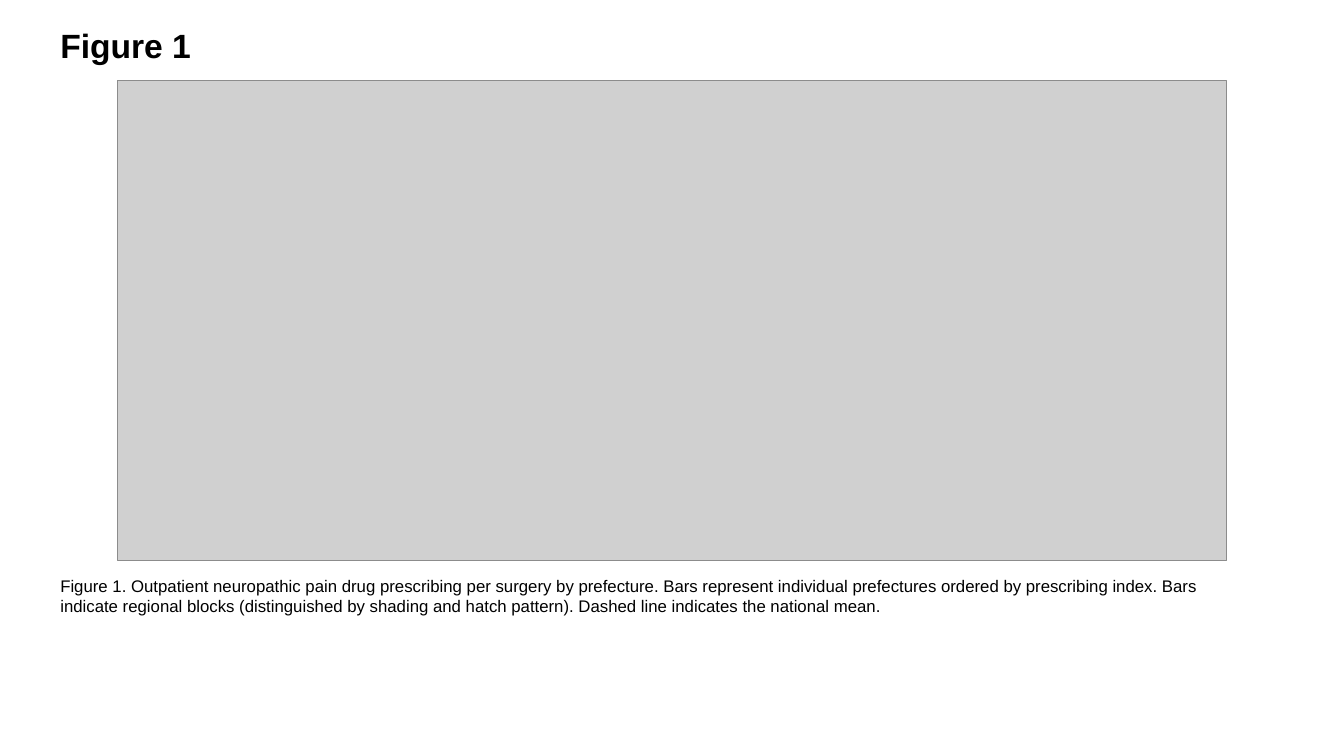
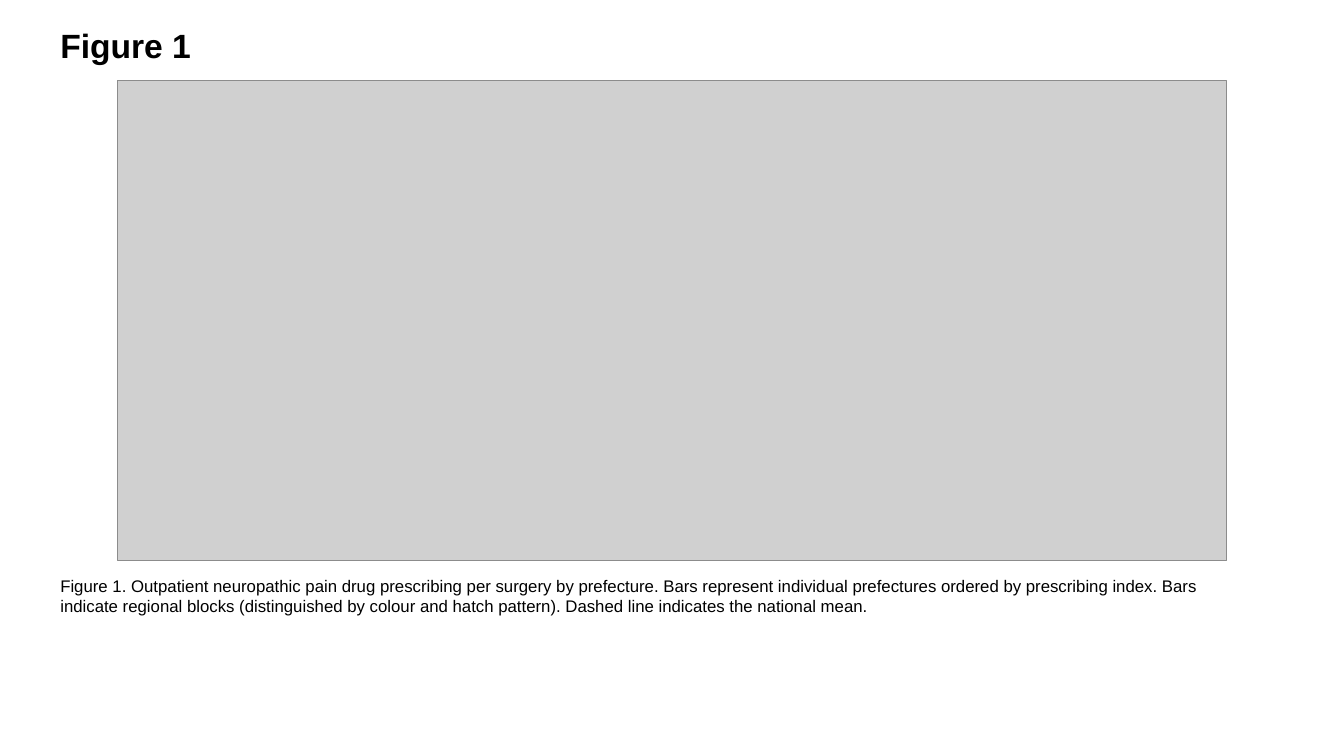
Before and after one commit to bougtoir/heat-accidents-mortality, a slide deck: slide 1 of ndb-pain-regional-variation-japan/output/je/JE_figures_EN.pptx. Drawn at 1344x756 pixels with LibreOffice and Linux fonts; fonts in the diff are those of the drawing; grey boxes stand for pictures. Boxes give left, top, right and bottom in pixels: in the first picture for what was removed or moved away, otherwise in the second. Text is boxed around its words. In the diff, an @@ line names an element or a change of style, - is before the commit and + after.

```diff
--- a/ndb-pain-regional-variation-japan/output/je/JE_figures_EN.pptx
+++ b/ndb-pain-regional-variation-japan/output/je/JE_figures_EN.pptx
@@ text at (x1=60, y1=580, x2=1197, y2=616): text changed @@
-Figure 1. Outpatient neuropathic pain drug prescribing per surgery by prefecture. Bars represent individual prefectures ordered by prescribing index. Bars indicate regional blocks (distinguished by shading and hatch pattern). Dashed line indicates the national mean.
+Figure 1. Outpatient neuropathic pain drug prescribing per surgery by prefecture. Bars represent individual prefectures ordered by prescribing index. Bars indicate regional blocks (distinguished by colour and hatch pattern). Dashed line indicates the national mean.
```
Also in this commit, not shown: 2 other slides changed, 22 other files.
